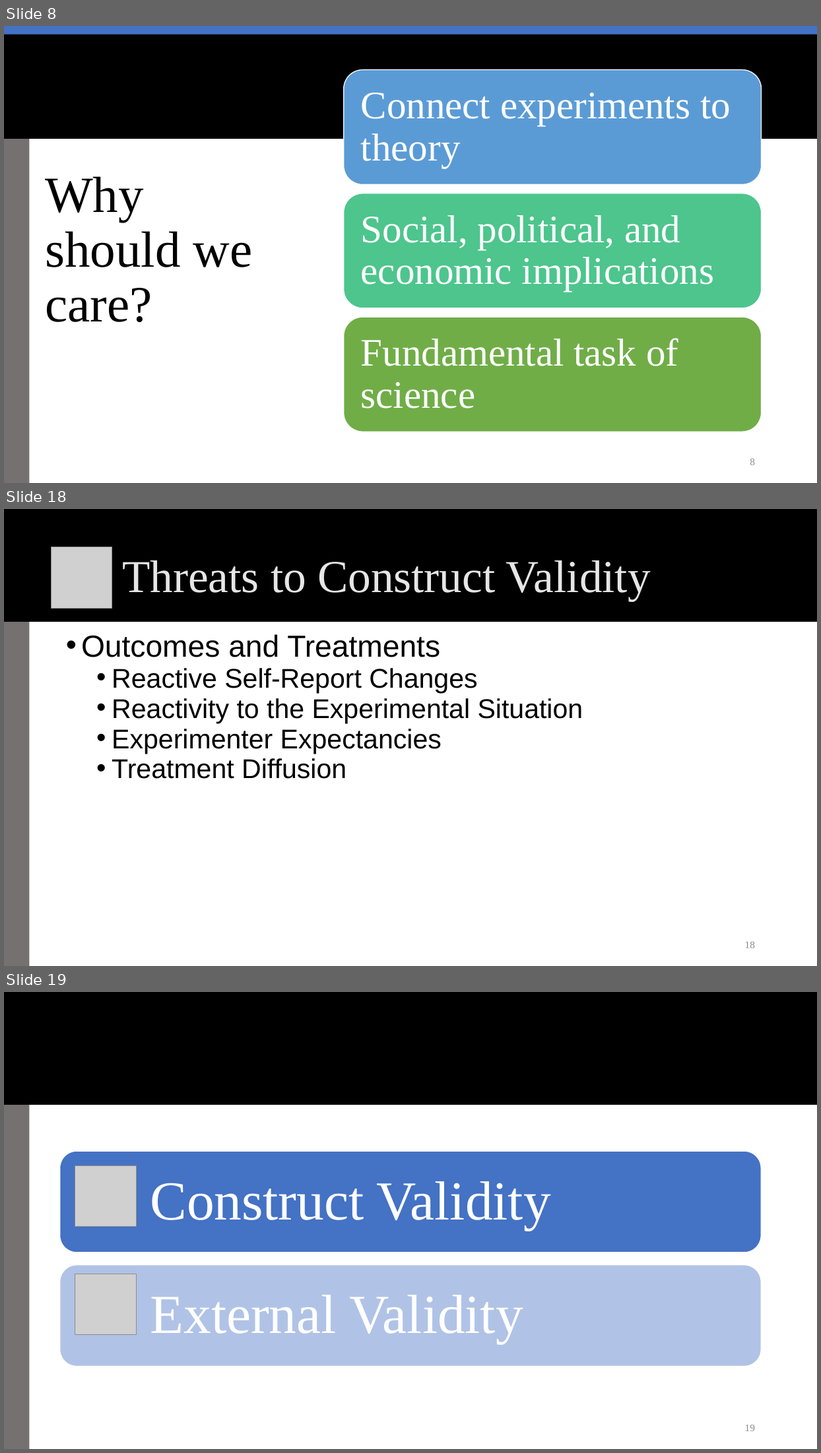
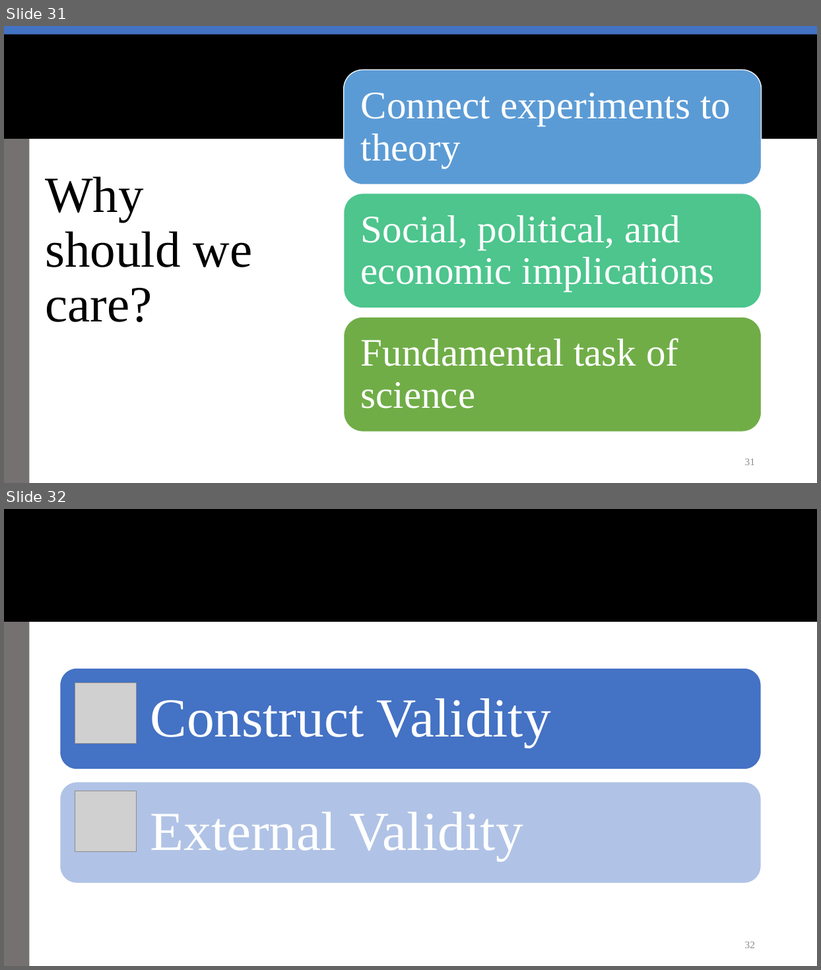
Before and after one commit to rossdahlke/course_writings, a slide deck: stanford_comm_318/week_03/week_03_scc.pptx. Shown one above the other, each under a label of ours: slides 8, 18 and 19 before the commit, slides 31 and 32 after it; the slides between them are not shown. The pictures are 821x1453 and 821x970 pixels, drawn with LibreOffice and Linux fonts; fonts in the diff are those of the drawing; grey boxes stand for pictures; background and template pictures are left out. Boxes give left, top, right and bottom in pixels: in the first picture for what was removed or moved away, otherwise in the second. Text is boxed around its words. In the diff, an @@ line names an element or a change of style, - is before the commit and + after.

```diff
--- a/stanford_comm_318/week_03/week_03_scc.pptx
+++ b/stanford_comm_318/week_03/week_03_scc.pptx
@@ slide 18 removed at <box>4,509,817,966</box>, background #FFFFFF; not listed: 2 template elements that a slide beside it also shows @@
@@ picture removed at <box>52,547,113,608</box> @@
@@ title removed at <box>122,560,651,601</box> @@
-Threats to Construct Validity
@@ text removed at <box>81,634,583,779</box> @@
-• Outcomes and Treatments
-  • Reactive Self-Report Changes
-  • Reactivity to the Experimental Situation
-  • Experimenter Expectancies
-  • Treatment Diffusion
@@ page number removed at <box>745,942,755,949</box> @@
-18
@@ what was slide 8 is now slide 31 @@
@@ page number at <box>745,459,755,466</box>: text changed @@
-8
+31
@@ what was slide 19 is now slide 32 @@
@@ page number at <box>745,942,755,949</box>: text changed @@
-19
+32
```
Also in this commit, not shown: 8 slides changed, 34 slides added, 7 other slides removed, 1 other file.
